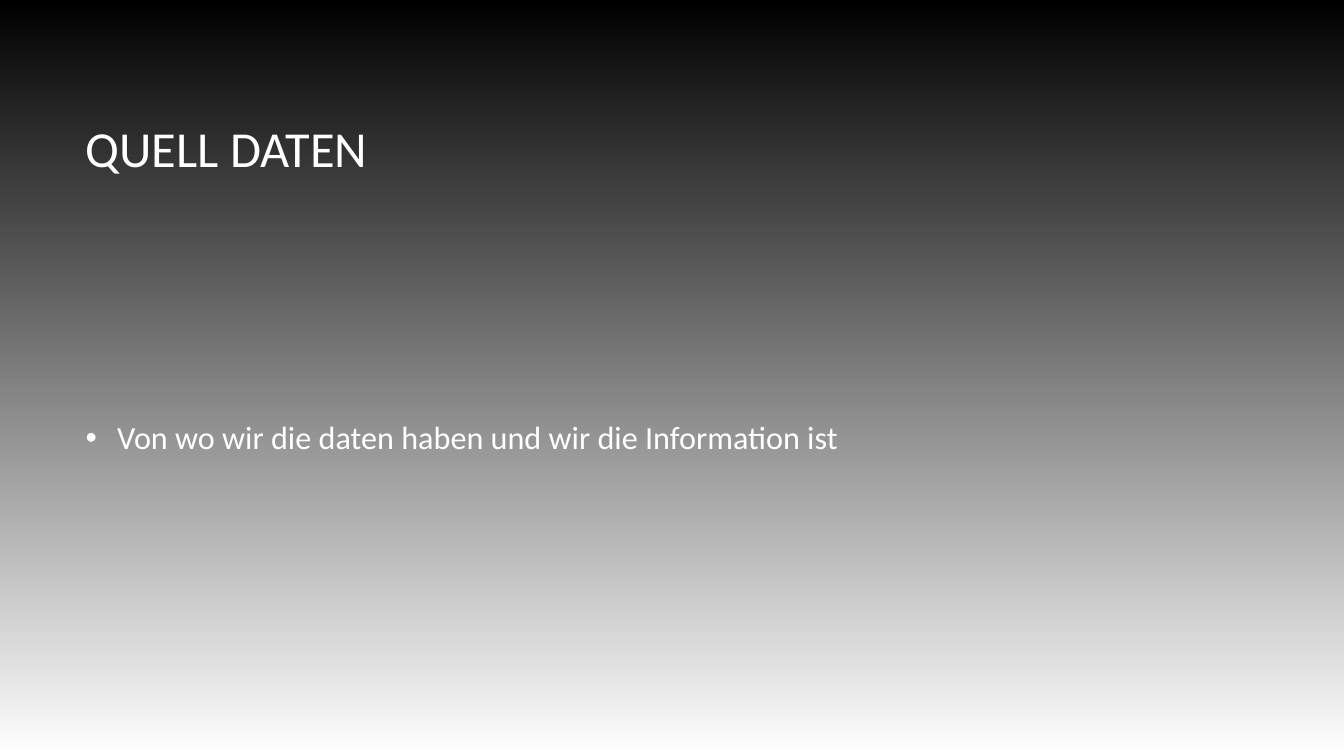
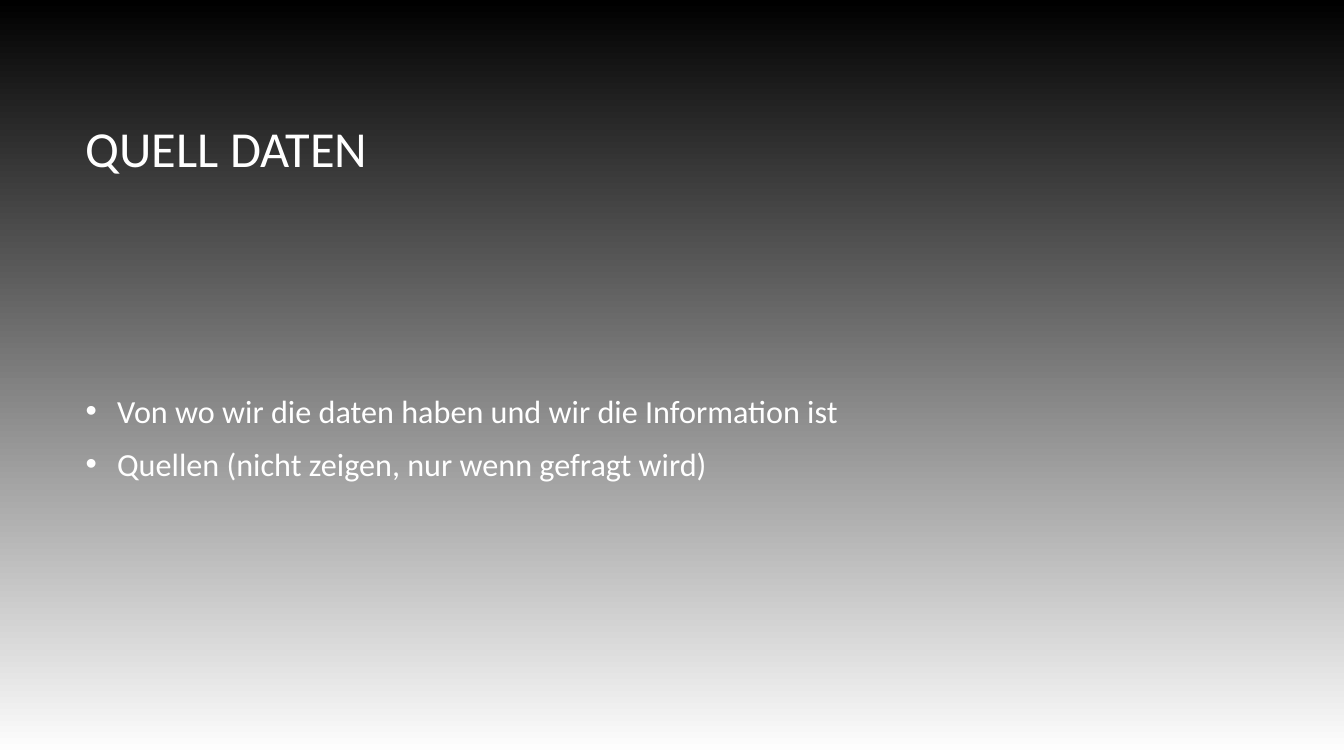
Before and after one commit to I8pieunihaspel/Uniprojekt, a slide deck: slide 13 of Präsentation/Uni-Projekt.odp (slide 12 before the commit). Drawn at 1344x756 pixels with LibreOffice and Linux fonts; fonts in the diff are those of the drawing; background and template pictures are left out. Boxes give left, top, right and bottom in pixels: in the first picture for what was removed or moved away, otherwise in the second. Text is boxed around its words. In the diff, an @@ line names an element or a change of style, - is before the commit and + after.

```diff
--- a/Präsentation/Uni-Projekt.odp
+++ b/Präsentation/Uni-Projekt.odp
@@ text at <box>117,453,707,482</box>: paragraph added @@
+• Quellen (nicht zeigen, nur wenn gefragt wird)
```
Also in this commit, not shown: 2 other slides changed, 2 slides added, 5 slides removed.
